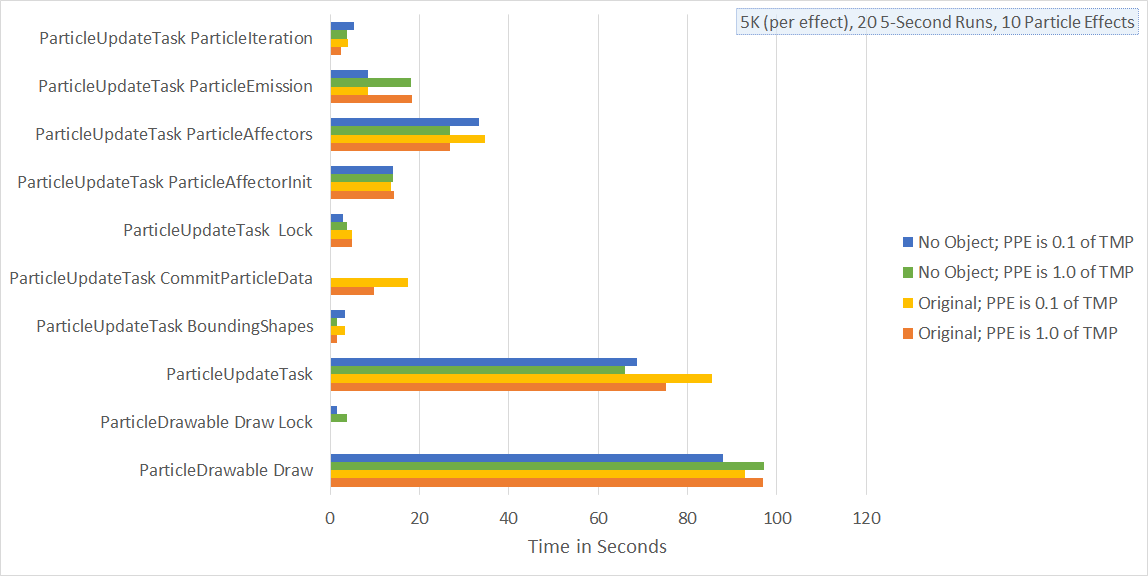
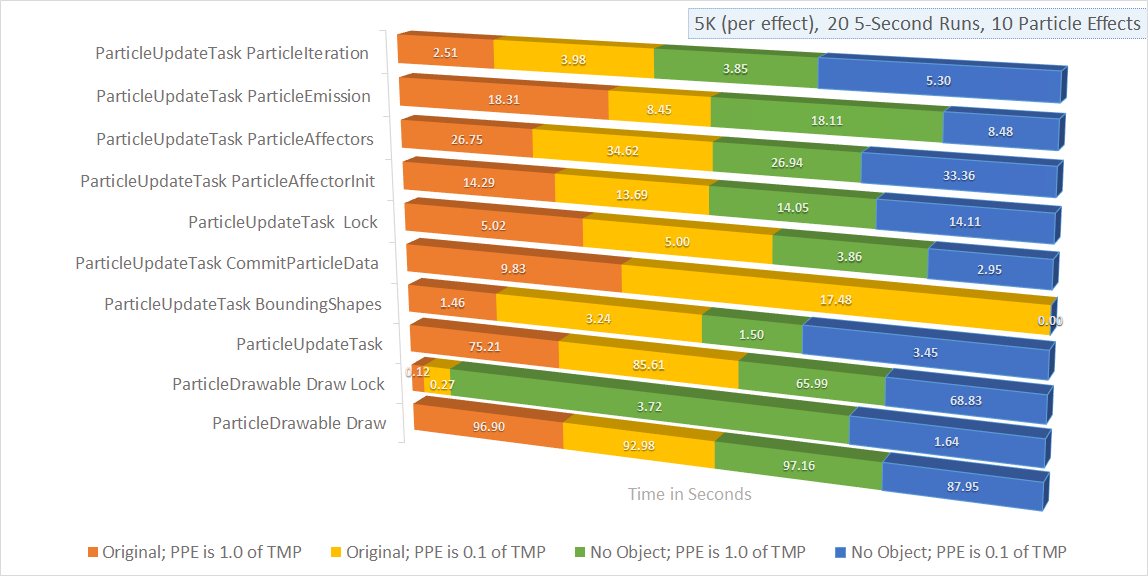
Layers edited between the first and the second w=1148, h=576 image:
added layer "Layer 2" above "Layer 1" over [10, 8, 1147, 561]
